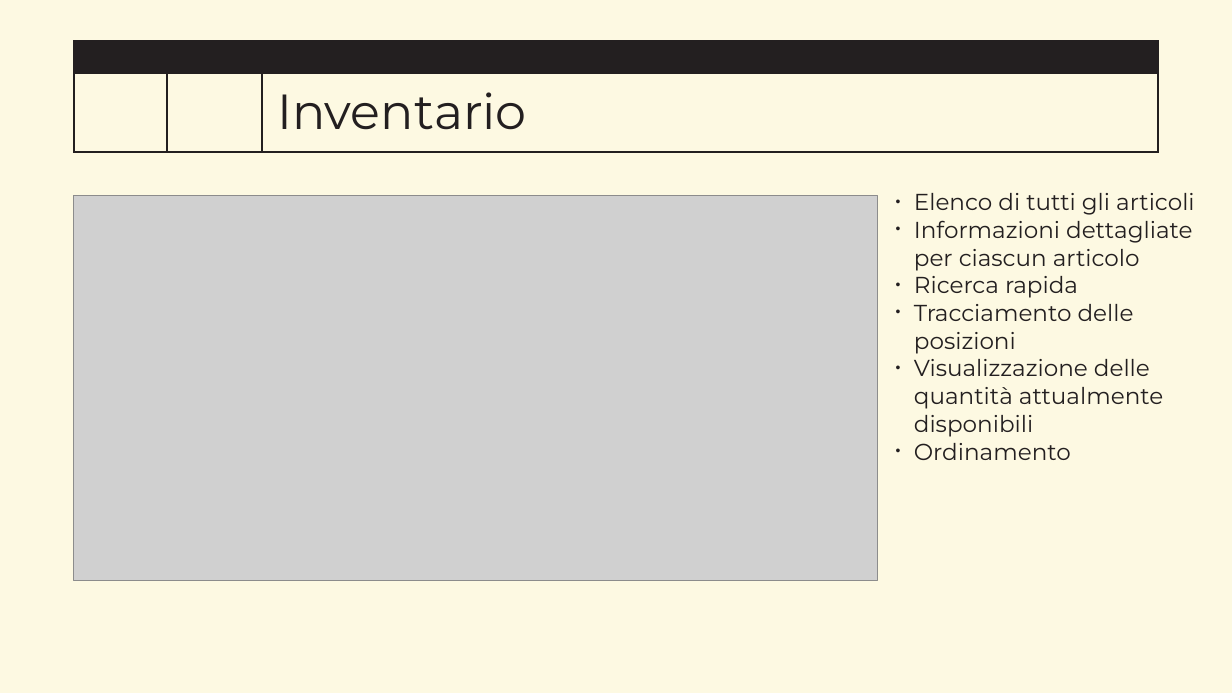
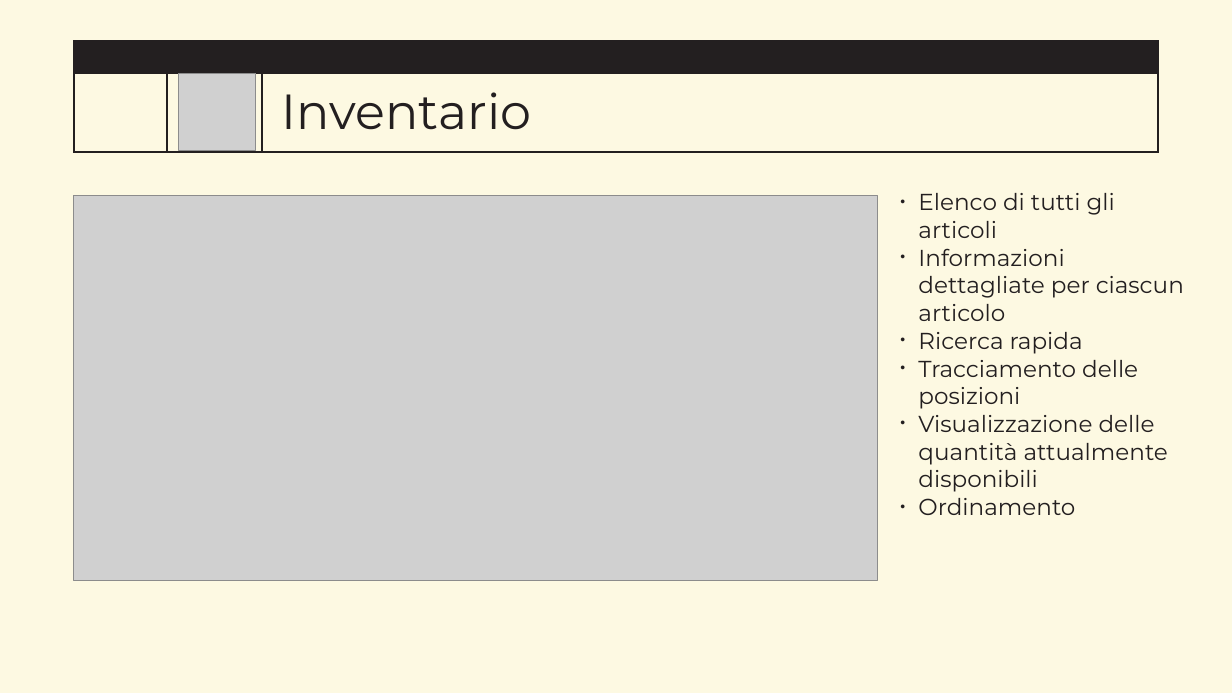
Before and after one commit to IngSW-unipv/Progetto-J24, a slide deck: slide 14 of doc/Presentation.pptx (slide 12 before the commit). Drawn at 1232x693 pixels with LibreOffice and Linux fonts; fonts in the diff are those of the drawing; grey boxes stand for pictures; background and template pictures are left out. Boxes give left, top, right and bottom in pixels: in the first picture for what was removed or moved away, otherwise in the second. Text is boxed around its words. In the diff, an @@ line names an element or a change of style, - is before the commit and + after.

```diff
--- a/doc/Presentation.pptx
+++ b/doc/Presentation.pptx
@@ picture added at [178,73,256,151] @@
@@ title "Inventario": place and size @@
-title "Inventario" at [277,92,527,130]
+title "Inventario" at [282,92,532,130]
@@ text "Elenco di tutti gli articoli" rewrapped from [914,193,1194,460] to [918,193,1184,515] @@
```
Also in this commit, not shown: 10 other slides changed, 9 slides added, 5 slides removed, 2 other files.
